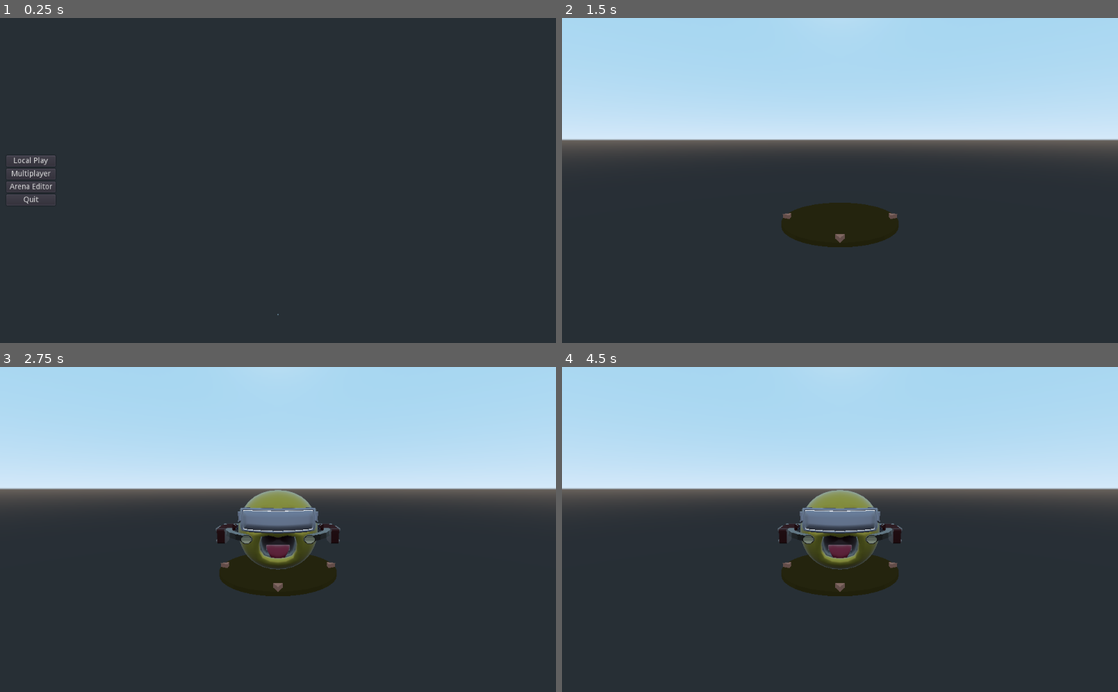
Above: before the commit, frames 1-4 (two rows, left to right).
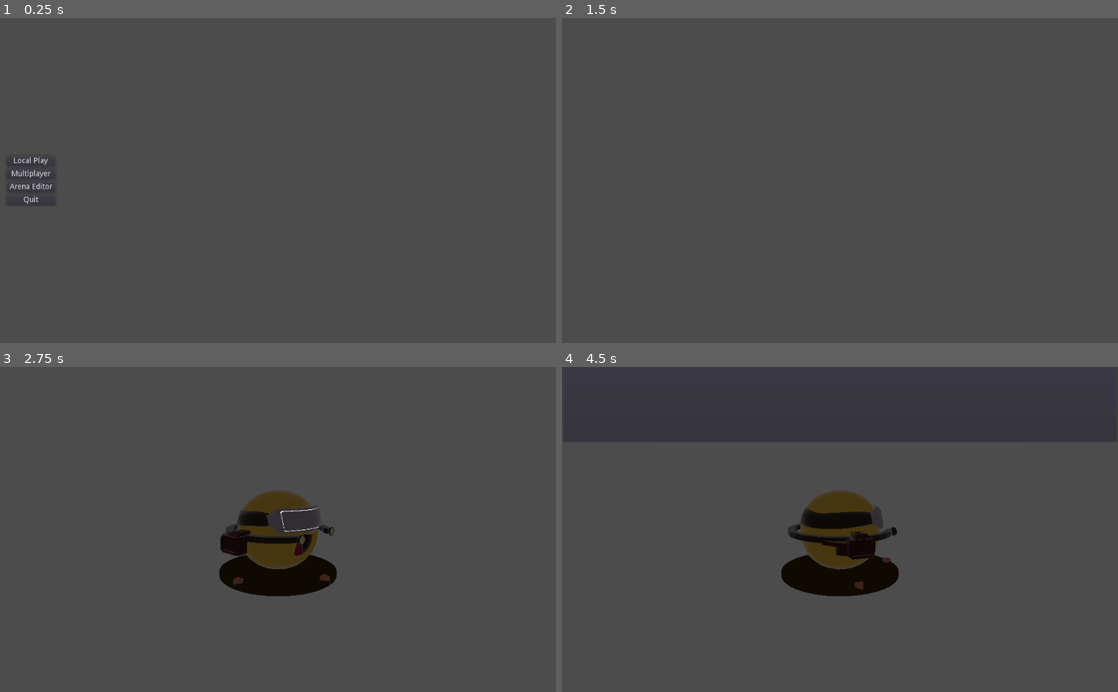
Above: after the commit, the same moments.

Repository: ObsidianBlk/Twin-Sticky
Game: Godot game, scene res://World.tscn
Two runs of this game, one before a commit and one after it. Both use one fixed random seed, a clock stepped at 60 frames per second and the inputs below.
Inputs (mouse positions are in pixels of both pictures, inside the frame that each line leads up to):
- Up to frame 1 (0.25 s): no input
- Up to frame 2 (1.5 s): click "Local Play" at 0.5 s; click (840, 187) at 1.25 s, where only the run before the commit has a clickable "PLAY"
- Up to frame 3 (2.75 s): tap Enter (ui_accept) at 2 s; move the mouse to (400, 513) at 2.02 s; hold D (booster_right) from 2.03 s (still down); hold Middle mouse button (orbit_enable) from 2.03 s (still down); click (400, 513) at 2.17 s; tap Space (booster_jump) at 2.27 s
- Up to frame 4 (4.5 s): move the mouse to (728, 545) at 2.77 s; release D (booster_right) at 2.78 s; release Middle mouse button (orbit_enable) at 2.78 s; hold S (booster_backward) 2.78-3.53 s; tap ` (terminal) at 2.85, 4.35 s; tap Space (booster_jump) at 3.02 s; tap Enter (ui_accept) at 3.5 s; move the mouse to (895, 458) at 3.52 s; hold D (booster_right) 3.53-4.28 s; hold Middle mouse button (orbit_enable) 3.53-4.28 s; move the mouse to (812, 594) at 4.27 s; hold W (booster_forward) from 4.28 s (still down); click (812, 594) at 4.42 s

The runs differ from the first frame. In frame 1, 99% of the frame differs, in the area x 0-100%, y 0-100%; in frame 2, 94%; in frame 3, 94%; in frame 4, 94%.

Commit message:
Vixed viewport world sharing issue. TrackBotBuilder no longer listens for player device (moved back to world). Flow for adding player to game in both local and multip[layer work a little cleaner.

Diff:
--- a/Game/Game.gd
+++ b/Game/Game.gd
@@ -12,6 +12,9 @@
 const TRACKBOT : PackedScene = preload("res://Objects/TrackBot/TrackBot.tscn")
 const BOOSTER : PackedScene = preload("res://Objects/TrackBot/Boosters/Jank_Booster.tscn")
 const WEAPONMOUNT : PackedScene = preload("res://Objects/TrackBot/WeaponMount/WeaponMount.tscn")
+
+const ZOOM_LEVEL : float = 0.25
+const PITCH_DEGREE : float = 60.0
 
 # -----------------------------------------------------------------------------
 # Export Variables
@@ -53,6 +56,17 @@
 		else:
 			return ERR_METHOD_NOT_FOUND
 	return ERR_DOES_NOT_EXIST
+
+
+func _ConfigCamera(pid : int) -> void:
+	var cnode = get_tree().get_nodes_in_group("Camera_P%s"%[pid + 1])
+	if cnode.size() <= 0:
+		printerr("Cannot find Camera_P", pid + 1)
+		return
+
+	cnode[0].set_zoom(ZOOM_LEVEL)
+	cnode[0].initial_pitch_degree = PITCH_DEGREE
+	cnode[0].reset_orbit()
 
 # -----------------------------------------------------------------------------
 # Remote Methods
@@ -109,13 +123,15 @@
 		booster.local_player_id = pid + 1
 		booster.set_network_master(remote_pid)
 		tb.add_booster(booster)
+		_ConfigCamera(pid)
+
 		if get_tree().has_network_peer():
 			if remote_pid == get_tree().get_network_unique_id():
-				if pid == 1:
-					emit_signal("local_player_2", true)
+#				if pid == 1:
+#					emit_signal("local_player_2", true)
 				Net.announce_local_player(pid, remote_pid, Lobby.get_player_name(remote_pid, pid))
-		elif pid == 1:
-			emit_signal("local_player_2", true)
+#		elif pid == 1:
+#			emit_signal("local_player_2", true)
 
 # -----------------------------------------------------------------------------
 # Handler Methods
--- a/TrackBotBuilder/TrackBotBuilder.gd
+++ b/TrackBotBuilder/TrackBotBuilder.gd
@@ -5,6 +5,7 @@
 # Signals
 # ------------------------------------------------------------------------------
 signal device_obtained(pid, type, did)
+signal start_game(pid)
 
 
 # ------------------------------------------------------------------------------
@@ -19,7 +20,6 @@
 # Export Variables
 # ------------------------------------------------------------------------------
 export var pid : int = -1
-export var companion_builder_path : NodePath = ""
 export var orbit_horizontal_speed : float = 360.0
 export var orbit_vertical_speed : float = 90.0
 
@@ -27,7 +27,6 @@
 # ------------------------------------------------------------------------------
 # Variables
 # ------------------------------------------------------------------------------
-var _obtained_input_device : bool = false
 var _camera : Spatial = null
 var _orbit_x : Array = [0.0, 0.0]
 var _orbit_y : Array = [0.0, 0.0]
@@ -46,8 +45,7 @@
 		printerr("TrackBotBuilder given invalid Player ID, ", pid)
 		# TODO: Lock away more stuff?
 		return
-	connect("device_obtained", self, "_on_device_obtained")
-	set_process_unhandled_input(false)
+	_StartBuilder()
 
 func _enter_tree() -> void:
 	var nodes = get_tree().get_nodes_in_group("Camera_P%s"%[pid + 1])
@@ -66,36 +64,27 @@
 	_camera = null
 
 func _unhandled_input(event : InputEvent) -> void:
-	if _obtained_input_device:
-		if not _camera:
-			return
-		if event.is_action_pressed("orbit_left"):
-			_orbit_x[0] = -event.get_action_strength("orbit_left")
-		elif event.is_action_released("orbit_left"):
-			_orbit_x[0] = 0.0
+	if not _camera:
+		return
+	var ename : String = "booster_left_%s"%[pid + 1]
+	if event.is_action_pressed(ename):
+		_orbit_x[0] = -event.get_action_strength(ename)
+	elif event.is_action_released(ename):
+		_orbit_x[0] = 0.0
 
-		if event.is_action_pressed("orbit_right"):
-			_orbit_x[1] = event.get_action_strength("orbit_right")
-		elif event.is_action_released("orbit_right"):
-			_orbit_x[1] = 0.0
+	ename = "booster_right_%s"%[pid + 1]
+	if event.is_action_pressed(ename):
+		_orbit_x[1] = event.get_action_strength(ename)
+	elif event.is_action_released(ename):
+		_orbit_x[1] = 0.0
 
-	else:
-		if event is InputEventKey:
-			if not MUI.keyboard_device_in_use():
-				MUI.assign_user_input_device(pid, MUI.DEVICE_TYPE.Keyboard, 0)
-				_obtained_input_device = true
-				emit_signal("device_obtained", pid, MUI.DEVICE_TYPE.Keyboard, 0)
-		elif event is InputEventJoypadButton:
-			if not MUI.joypad_device_in_use(event.device):
-				MUI.assign_user_input_device(pid, MUI.DEVICE_TYPE.Joypad, event.device)
-				_obtained_input_device = true
-				emit_signal("device_obtained", pid, MUI.DEVICE_TYPE.Keyboard, 0)
+	if event.is_action_pressed("wm_fire_l_%s"%[pid + 1]) or event.is_action_pressed("wm_fire_r_%s"%[pid + 1]):
+		emit_signal("start_game", pid)
 
 
 func _process(delta : float) -> void:
-	if _obtained_input_device:
-		var yaw = (_orbit_x[0] + _orbit_x[1]) * orbit_horizontal_speed * delta
-		_camera.orbit(deg2rad(yaw), 0.0)
+	var yaw = (_orbit_x[0] + _orbit_x[1]) * orbit_horizontal_speed * delta
+	_camera.orbit(deg2rad(yaw), 0.0)
 
 
 # ------------------------------------------------------------------------------
@@ -117,21 +106,7 @@
 func get_class() -> String:
 	return CLASS_NAME
 
-func initialize() -> void:
-	var cnode = get_node_or_null(companion_builder_path)
-	if cnode != null:
-		if cnode.get_class() == CLASS_NAME:
-			cnode.connect("device_obtained", self, "_on_device_obtained")
-			print("I, ", self, " am disabling input")
-	else:
-		set_process_unhandled_input(true)
 
 # ------------------------------------------------------------------------------
 # Handler Methods
 # ------------------------------------------------------------------------------
-func _on_device_obtained(player_id : int, type : int, device_id : int) -> void:
-	print("Owner, ", pid, " Obtained Device")
-	if player_id == pid:
-		_StartBuilder()
-	elif player_id == pid - 1:
-		set_process_unhandled_input(true)
--- a/World.gd
+++ b/World.gd
@@ -74,48 +74,55 @@
 			ui.show_menu("GameMenu")
 	elif event.is_action_pressed("terminal"):
 		ui.show_menu("Terminal")
+	elif _game_node != null:
+		if MUI.get_unassigned_user_id() >= 0:
+			var pid = MUI.get_unassigned_user_id()
+			if event is InputEventKey:
+				if not MUI.keyboard_device_in_use():
+					MUI.assign_user_input_device(pid, MUI.DEVICE_TYPE.Keyboard, 0)
+					_AddTrackbotBuilder(pid)
+					#emit_signal("device_obtained", pid, MUI.DEVICE_TYPE.Keyboard, 0)
+			elif event is InputEventJoypadButton:
+				if not MUI.joypad_device_in_use(event.device):
+					MUI.assign_user_input_device(pid, MUI.DEVICE_TYPE.Joypad, event.device)
+					_AddTrackbotBuilder(pid)
+					#emit_signal("device_obtained", pid, MUI.DEVICE_TYPE.Keyboard, 0)
 
 # -----------------------------------------------------------------------------
 # Private Methods
 # -----------------------------------------------------------------------------
 
-func _SpawnPlayer(pid : int, device_type : int, device_id : int = 0) -> void:
-	if MUI.is_uid_valid(pid):
-		MUI.assign_user_input_device(pid, device_type, device_id)
-		if get_tree().has_network_peer():
-			_game_node.spawn_player(pid, get_tree().get_network_unique_id())
-		else:
-			_game_node.spawn_player(pid, 0)
-
-
-func _AddTrackbotBuilder(player_count : int = 1) -> void:
-	var tb1 : Spatial = TRACKBOT_BUILDER.instance()
-	tb1.pid = 0
-	viewport_p1.add_child(tb1)
-	tb1.initialize()
-	if player_count == 2:
-		#var tb2 : Spatial = TRACKBOT_BUILDER.instance()
-		#tb2.pid = 1
-		#viewport_p2.add_child(tb2)
-		#print("Path: ", tb2.get_path_to(tb1))
-		#tb2.companion_builder_path = tb2.get_path_to(tb1)
+func _SpawnPlayer(pid : int) -> void:
+	if get_tree().has_network_peer():
+		_game_node.spawn_player(pid, get_tree().get_network_unique_id())
+	else:
+		_game_node.spawn_player(pid, 0)
+
+
+func _AddTrackbotBuilder(pid : int) -> void:
+	if not MUI.is_uid_valid(pid):
+		printerr("Player ID ", pid, " is not valid.")
+		return
+	var tbb : Spatial = TRACKBOT_BUILDER.instance()
+	tbb.pid = pid
+	if pid == 0:
+		viewport_p1.add_child(tbb)
+	else:
+		viewport_p2.add_child(tbb)
 		vp2c.visible = true
-		#tb2.initialize()
-
-
-func _CreateGame(player_count : int = 1) -> void:
+	tbb.connect("start_game", self, "_on_start_game", [tbb])
+
+
+func _CreateGame() -> void:
 	if _game_node == null:
 		_game_node = GAME.instance()
-		var _res : int = _game_node.connect("local_player_2", self, "_on_local_player_2")
 		viewport_game.add_child(_game_node)
-		viewport_p1.world = viewport_game.world
-		viewport_p2.world = viewport_game.world
+		#viewport_p1.world = viewport_game.world
+		#viewport_p2.world = viewport_game.world
 
 
 func _RemoveGame() -> void:
 	if _game_node != null:
-		if _game_node.is_connected("local_player_2", self, "_on_local_player_2"):
-			_game_node.disconnect("local_player_2", self, "_on_local_player_2")
 		viewport_p1.world = viewport_p1_world
 		viewport_p2.world = viewport_p2_world
 		vp2c.visible = false
@@ -140,20 +147,26 @@
 		if pid >= 0:
 			var _res : int = MUI.clear_user_input_device(pid)
 
-func _on_local_player_2(joined : bool) -> void:
-	vp2c.visible = joined
-
 func _on_MainMenu_quit():
 	get_tree().quit()
 
 func _on_MainMenu_local_start():
 	if _game_node == null:
-		ui.show_menu("LocalPlayerSetup")
-		#_CreateGame()
-
-func _on_local_play_requested(player_count : int) -> void:
-	ui.show_menu("")
-	_AddTrackbotBuilder(player_count)
+		ui.show_menu("")
+		#ui.show_menu("LocalPlayerSetup")
+		_CreateGame()
+
+func _on_start_game(pid : int, tb : Spatial) -> void:
+	_CreateGame()
+	if pid == 0:
+		viewport_p1.world = viewport_game.world
+	elif pid == 1:
+		viewport_p2.world = viewport_game.world
+	var parent = tb.get_parent()
+	if parent:
+		parent.remove_child(tb)
+		tb.queue_free()
+	_SpawnPlayer(pid)
 
 func _on_MainMenu_online_start():
 	ui.show_menu("Network")
--- a/World.tscn
+++ b/World.tscn
@@ -8,15 +8,15 @@
 [ext_resource path="res://UI/Terminal/Terminal.tscn" type="PackedScene" id=6]
 [ext_resource path="res://UI/LobbyBoard/LobbyBoard.tscn" type="PackedScene" id=7]
 [ext_resource path="res://Objects/GimbleCamera/GimbleCamera.tscn" type="PackedScene" id=8]
-[ext_resource path="res://UI/LocalPlayerSetup/LocalPlayerSetup.tscn" type="PackedScene" id=9]
+
+[sub_resource type="World" id=1]
+
+[sub_resource type="World" id=2]
+
+[sub_resource type="World" id=3]
 
 [node name="World" type="Node2D"]
 script = ExtResource( 2 )
-
-[node name="GameViewport" type="Viewport" parent="."]
-size = Vector2( 1024, 600 )
-handle_input_locally = false
-render_target_update_mode = 3
 
 [node name="GameView" type="CanvasLayer" parent="."]
 
@@ -37,6 +37,7 @@
 [node name="Viewport" type="Viewport" parent="GameView/Viewports/Main"]
 size = Vector2( 510, 600 )
 size_override_stretch = true
+world = SubResource( 1 )
 handle_input_locally = false
 render_target_update_mode = 0
 
@@ -50,8 +51,8 @@
 [node name="Viewport_P1" type="Viewport" parent="GameView/Viewports/VP1C"]
 size = Vector2( 1024, 600 )
 size_override_stretch = true
+world = SubResource( 2 )
 handle_input_locally = false
-render_target_update_mode = 3
 
 [node name="GimbleCamera" parent="GameView/Viewports/VP1C/Viewport_P1" groups=["Camera_P1"] instance=ExtResource( 8 )]
 current = true
@@ -75,6 +76,7 @@
 [node name="Viewport_P2" type="Viewport" parent="GameView/Viewports/VP2C"]
 size = Vector2( 1920, 1080 )
 size_override_stretch = true
+world = SubResource( 3 )
 handle_input_locally = false
 render_target_update_mode = 0
 
@@ -95,9 +97,6 @@
 [node name="MainMenu" parent="UI" instance=ExtResource( 4 )]
 start_visible = true
 
-[node name="LocalPlayerSetup" parent="UI" instance=ExtResource( 9 )]
-visible = false
-
 [node name="Network" parent="UI" instance=ExtResource( 1 )]
 visible = false
 
@@ -110,6 +109,5 @@
 [connection signal="local_start" from="UI/MainMenu" to="." method="_on_MainMenu_local_start"]
 [connection signal="online_start" from="UI/MainMenu" to="." method="_on_MainMenu_online_start"]
 [connection signal="quit" from="UI/MainMenu" to="." method="_on_MainMenu_quit"]
-[connection signal="local_play_requested" from="UI/LocalPlayerSetup" to="." method="_on_local_play_requested"]
 [connection signal="close_game" from="UI/Network" to="." method="_on_close_game"]
 [connection signal="quit_game" from="UI/GameMenu" to="." method="_on_remove_game_world"]
--- a/project.godot
+++ b/project.godot
@@ -161,13 +161,13 @@
 }
 orbit_left={
 "deadzone": 0.5,
-"events": [ Object(InputEventKey,"resource_local_to_scene":false,"resource_name":"","device":0,"alt":false,"shift":false,"control":false,"meta":false,"command":false,"pressed":false,"scancode":81,"physical_scancode":0,"unicode":0,"echo":false,"script":null)
+"events": [ Object(InputEventKey,"resource_local_to_scene":false,"resource_name":"","device":0,"alt":false,"shift":false,"control":false,"meta":false,"command":false,"pressed":false,"scancode":44,"physical_scancode":0,"unicode":0,"echo":false,"script":null)
 , Object(InputEventJoypadMotion,"resource_local_to_scene":false,"resource_name":"","device":0,"axis":2,"axis_value":-1.0,"script":null)
  ]
 }
 orbit_right={
 "deadzone": 0.5,
-"events": [ Object(InputEventKey,"resource_local_to_scene":false,"resource_name":"","device":0,"alt":false,"shift":false,"control":false,"meta":false,"command":false,"pressed":false,"scancode":69,"physical_scancode":0,"unicode":0,"echo":false,"script":null)
+"events": [ Object(InputEventKey,"resource_local_to_scene":false,"resource_name":"","device":0,"alt":false,"shift":false,"control":false,"meta":false,"command":false,"pressed":false,"scancode":46,"physical_scancode":0,"unicode":0,"echo":false,"script":null)
 , Object(InputEventJoypadMotion,"resource_local_to_scene":false,"resource_name":"","device":0,"axis":2,"axis_value":1.0,"script":null)
  ]
 }
Not shown: 1 places in World.tscn that only renumber resources
